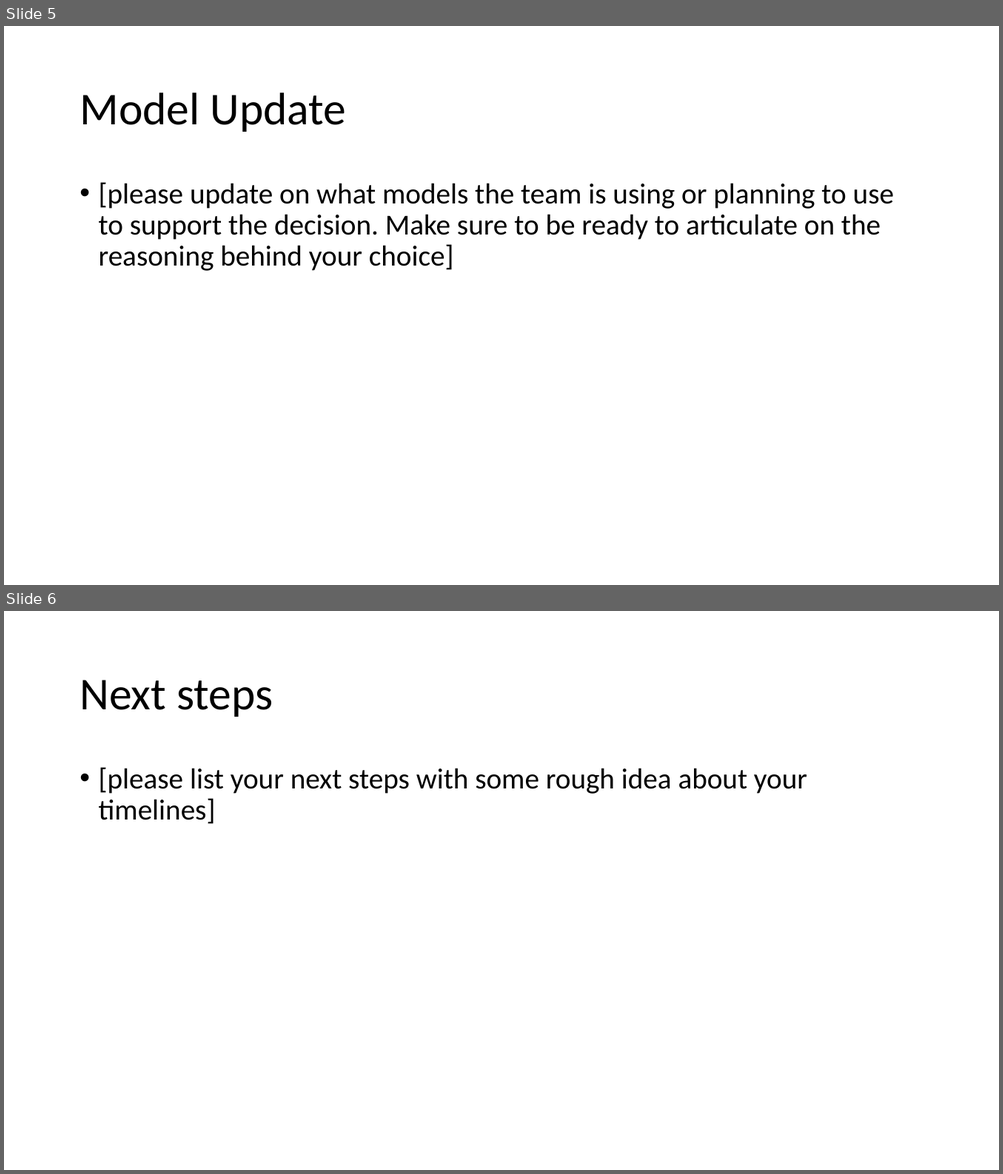
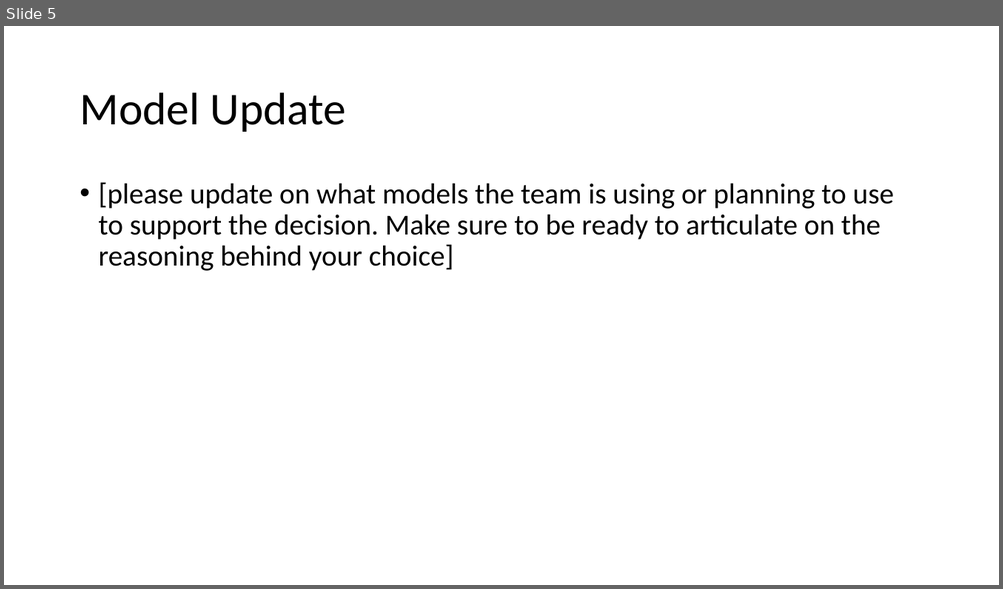
Before and after one commit to donaldsonm731/Asthma_Prediction, a slide deck: Mid_Semester_Pres.pptx. Shown one above the other, each under a label of ours: slides 5 and 6 before the commit, slide 5 after it. The pictures are 1003x1174 and 1003x589 pixels, drawn with LibreOffice and Linux fonts; fonts in the diff are those of the drawing. Boxes give left, top, right and bottom in pixels: in the first picture for what was removed or moved away, otherwise in the second. Text is boxed around its words. In the diff, an @@ line names an element or a change of style, - is before the commit and + after.

```diff
--- a/Mid_Semester_Pres.pptx
+++ b/Mid_Semester_Pres.pptx
@@ slide 6 removed at (4, 611, 999, 1170), background #FFFFFF @@
@@ title removed at (79, 680, 273, 717) @@
-Next steps
@@ text removed at (99, 767, 807, 824) @@
-• [please list your next steps with some rough idea about your timelines]
```
Also in this commit, not shown: 3 slides changed, 2 slides added, 1 other slide removed.
